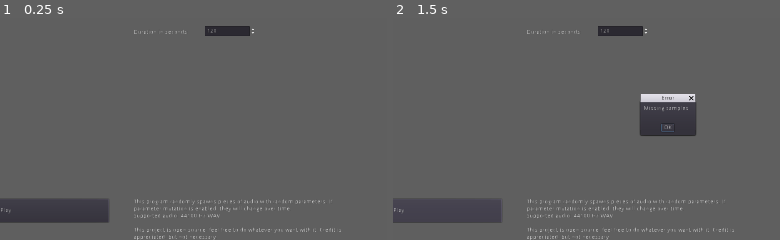
Above: before the commit, frames 1-2 (left to right).
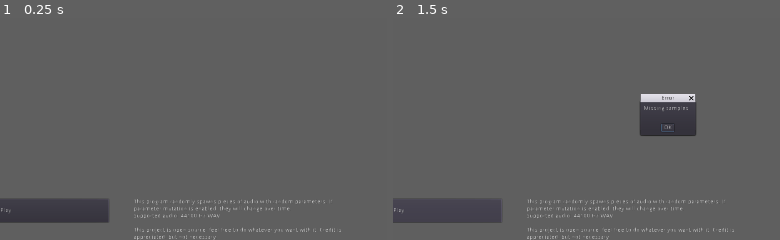
Above: after the commit, the same moments.

Repository: Ainlid/sound_collage_generator
Game: Godot game, scene res://core/core.tscn
Two runs of this game, one before a commit and one after it. Both use one fixed random seed, a clock stepped at 60 frames per second and the inputs below.
Inputs:
- Up to frame 1 (0.25 s): no input
- Up to frame 2 (1.5 s): click "Play" at 0.5 s; click "Play" at 1.25 s
The pictures show only the part of the screen within x 13-63%, y 28-78%; the shares and areas given below are measured in that part.

The runs differ from the first frame. In frame 1, 0.6% of the frame differs, in the area x 34-66%, y 3-9%; in frame 2, 0.6%.

Commit message:
removed a leftover

Diff:
--- a/core/core.gd
+++ b/core/core.gd
@@ -4,9 +4,7 @@
 var interval = 1.0
 var tick_index = 0
 var bar_size = 8
-var duration = 120.0
 onready var timer_tick = $timer_tick
-onready var timer_end = $timer_end
 
 var streams = []
 var samples_amount = 16
@@ -47,7 +45,6 @@
 	rng = RandomNumberGenerator.new()
 
 	_set_tempo(120.0)
-	_set_duration(120.0)
 	_set_master_volume(0.0)
 	rng.seed = randi()
 	_clear_samples()
@@ -62,10 +59,6 @@
 	timer_tick.wait_time = interval
 	tempo_slider.value = value
 	tempo_label.text = "Tempo: " + str(round(value)) + " BPM"
-
-func _set_duration(value):
-	duration = value
-	duration_spinbox.value = value
 
 func _set_master_volume(value):
 	AudioServer.set_bus_volume_db(0, value)
--- a/core/core.tscn
+++ b/core/core.tscn
@@ -195,27 +195,6 @@
 margin_right = 867.0
 margin_bottom = 296.642
 pressed = true
-__meta__ = {
-"_edit_use_anchors_": false
-}
-
-[node name="duration_label" type="Label" parent="interface/settings"]
-margin_left = 621.0
-margin_top = 303.642
-margin_right = 757.0
-margin_bottom = 359.642
-text = "Duration in seconds: "
-valign = 1
-__meta__ = {
-"_edit_use_anchors_": false
-}
-
-[node name="duration_spinbox" type="SpinBox" parent="interface/settings"]
-margin_left = 791.0
-margin_top = 317.0
-margin_right = 915.0
-margin_bottom = 341.0
-max_value = 6000.0
 __meta__ = {
 "_edit_use_anchors_": false
 }
@@ -287,6 +266,5 @@
 [connection signal="value_changed" from="interface/settings/tempo_slider" to="." method="_set_tempo"]
 [connection signal="value_changed" from="interface/settings/master_volume_slider" to="." method="_set_master_volume"]
 [connection signal="toggled" from="interface/settings/mutate_toggle" to="." method="_mutate_toggled"]
-[connection signal="value_changed" from="interface/settings/duration_spinbox" to="." method="_set_duration"]
 [connection signal="pressed" from="interface/load_menu/load_button" to="." method="_load_pressed"]
 [connection signal="files_selected" from="interface/load_menu/file_dialog" to="." method="_files_selected"]
Not shown, changed: export_presets.cfg
